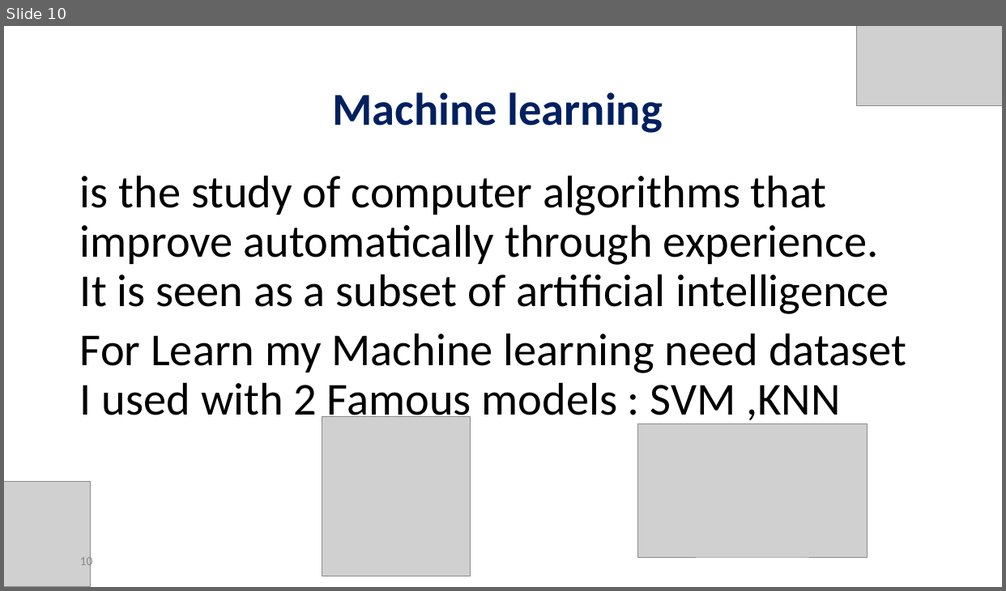
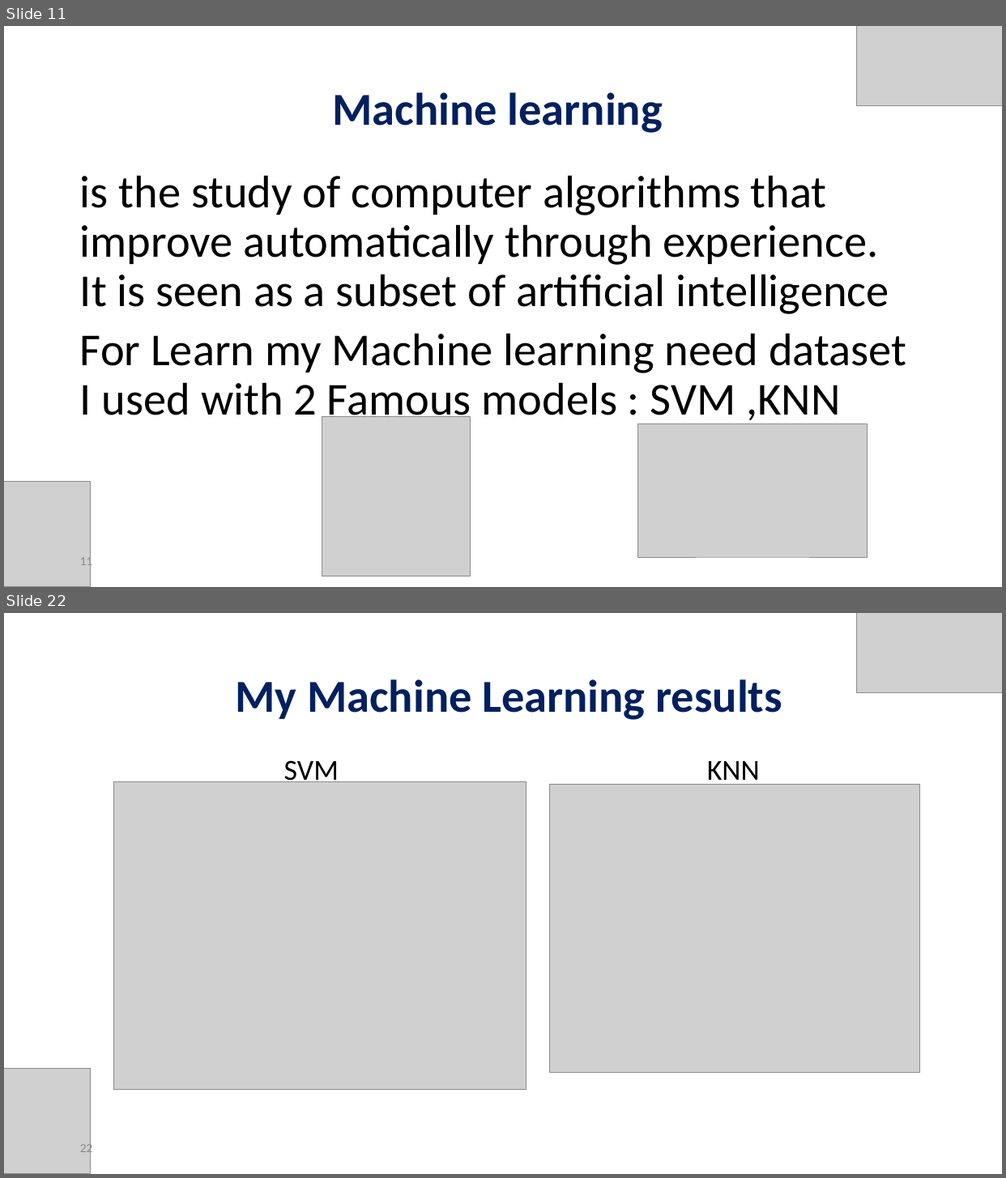
Before and after one commit to orelrahum/Ransomware_Code, a slide deck: Presentation.pptx. Shown one above the other, each under a label of ours: slide 10 before the commit, slides 11 and 22 after it; the slides between them are not shown. The pictures are 1006x591 and 1006x1178 pixels, drawn with LibreOffice and Linux fonts; fonts in the diff are those of the drawing; grey boxes stand for pictures. Boxes give left, top, right and bottom in pixels: in the first picture for what was removed or moved away, otherwise in the second. Text is boxed around its words. In the diff, an @@ line names an element or a change of style, - is before the commit and + after.

```diff
--- a/Presentation.pptx
+++ b/Presentation.pptx
@@ slide 22 added at [4, 613, 1002, 1174], background #FFFFFF @@
@@ picture added at [857, 613, 1002, 693] @@
@@ title added at [235, 679, 782, 720], 44 pt, text #002060, bold @@
+My Machine Learning results
@@ picture added at [114, 781, 526, 1089] @@
@@ text added at [284, 760, 760, 787], 28 pt, text #000000 @@
+SVM KNN
@@ picture added at [550, 784, 920, 1072] @@
@@ picture added at [4, 1069, 90, 1174] @@
@@ page number added at [80, 1142, 93, 1157], 12 pt, text #8C8C8C @@
+22
@@ what was slide 10 is now slide 11 @@
@@ page number at [80, 555, 93, 570]: text changed @@
-10
+11
```
Also in this commit, not shown: 9 slides changed, 6 other slides added, 1 slide removed, 50 other files.
